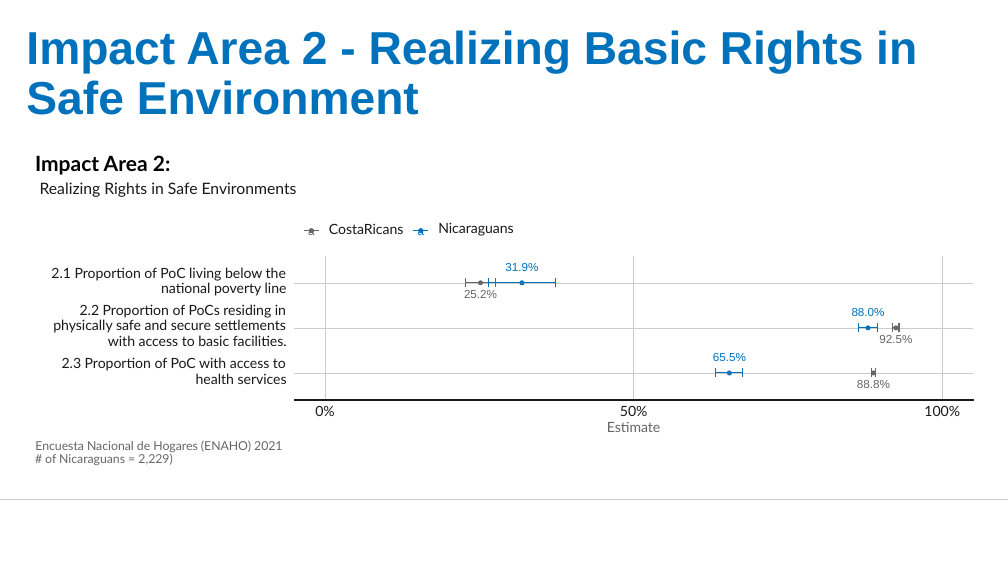
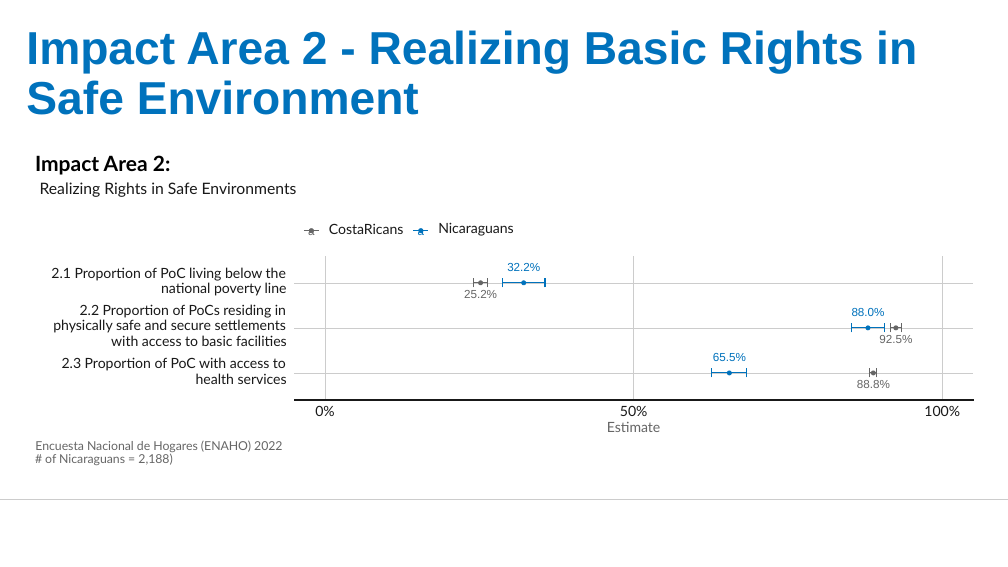
Before and after one commit to UNHCR-CostaRica/ENAHO_2021, a slide deck: slide 4 of COSTA-RICA---RBM-Impact-Indicators-from-ENAHO2022.pptx. Drawn at 1008x567 pixels with LibreOffice and Linux fonts; fonts in the diff are those of the drawing; background and template pictures are left out. Boxes give left, top, right and bottom in pixels: in the first picture for what was removed or moved away, otherwise in the second. Text is boxed around its words. In the diff, an @@ line names an element or a change of style, - is before the commit and + after.

```diff
--- a/COSTA-RICA---RBM-Impact-Indicators-from-ENAHO2022.pptx
+++ b/COSTA-RICA---RBM-Impact-Indicators-from-ENAHO2022.pptx
@@ text at (507,263,540,271): text changed @@
-31.9%
+32.2%
@@ outline #0072BC 1.07 pt to #666666 1.07 pt in 5 elements at (901,324,901,333), (488,278,488,287), (473,278,473,287), (891,324,891,333), (473,283,488,283) @@
@@ freeform shape: place and size @@
-freeform shape at (859,324,859,333)
+freeform shape at (473,278,473,287)
@@ freeform shape: place and size @@
-freeform shape at (859,328,878,328)
+freeform shape at (473,283,488,283)
@@ freeform shape: place and size @@
-freeform shape at (878,324,878,333)
+freeform shape at (488,278,488,287)
@@ freeform shape removed at (488,283,556,283) @@
@@ freeform shape: place and size @@
-freeform shape at (466,278,466,287)
+freeform shape at (503,278,503,287)
@@ freeform shape: place and size @@
-freeform shape at (466,283,495,283)
+freeform shape at (503,283,545,283)
@@ freeform shape: place and size @@
-freeform shape at (495,278,495,287)
+freeform shape at (545,278,545,287)
@@ outline #666666 1.07 pt to #0072BC 1.07 pt in 6 elements at (885,324,885,333), (503,278,503,287), (851,324,851,333), (545,278,545,287), (503,283,545,283), (851,328,884,328) @@
@@ freeform shape: place and size @@
-freeform shape at (893,324,893,333)
+freeform shape at (851,324,851,333)
@@ freeform shape: place and size @@
-freeform shape at (893,328,899,328)
+freeform shape at (851,328,884,328)
@@ freeform shape: place and size @@
-freeform shape at (899,324,899,333)
+freeform shape at (885,324,885,333)
@@ freeform shape: place and size @@
-freeform shape at (716,368,716,377)
+freeform shape at (891,324,891,333)
@@ freeform shape added at (891,328,902,328), outline #666666 1.07 pt @@
@@ freeform shape: place and size @@
-freeform shape at (743,368,743,377)
+freeform shape at (901,324,901,333)
@@ text at (111,335,287,346): text changed @@
-with access to basic facilities.
+with access to basic facilities
@@ freeform shape: place and size @@
-freeform shape at (488,278,488,287)
+freeform shape at (712,368,712,377)
@@ freeform shape: place and size @@
-freeform shape at (716,373,743,373)
+freeform shape at (712,373,747,373)
@@ freeform shape: place and size @@
-freeform shape at (556,278,556,287)
+freeform shape at (747,368,747,377)
@@ freeform shape at (870,368,870,377): outline redrawn @@
@@ freeform shape at (870,373,877,373): outline redrawn @@
@@ text at (35,440,282,452): text changed @@
-Encuesta Nacional de Hogares (ENAHO) 2021
+Encuesta Nacional de Hogares (ENAHO) 2022
@@ text at (45,453,172,465): text changed @@
-# of Nicaraguans = 2,229)
+# of Nicaraguans = 2,188)
```
Also in this commit, not shown: 3 other slides changed, 4 other files.
